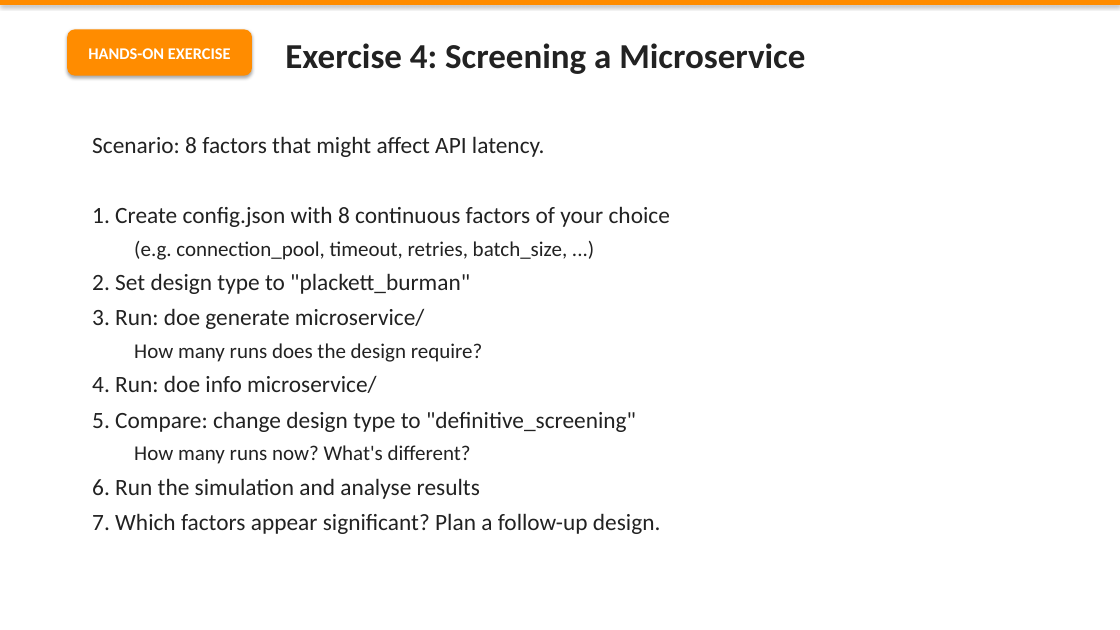
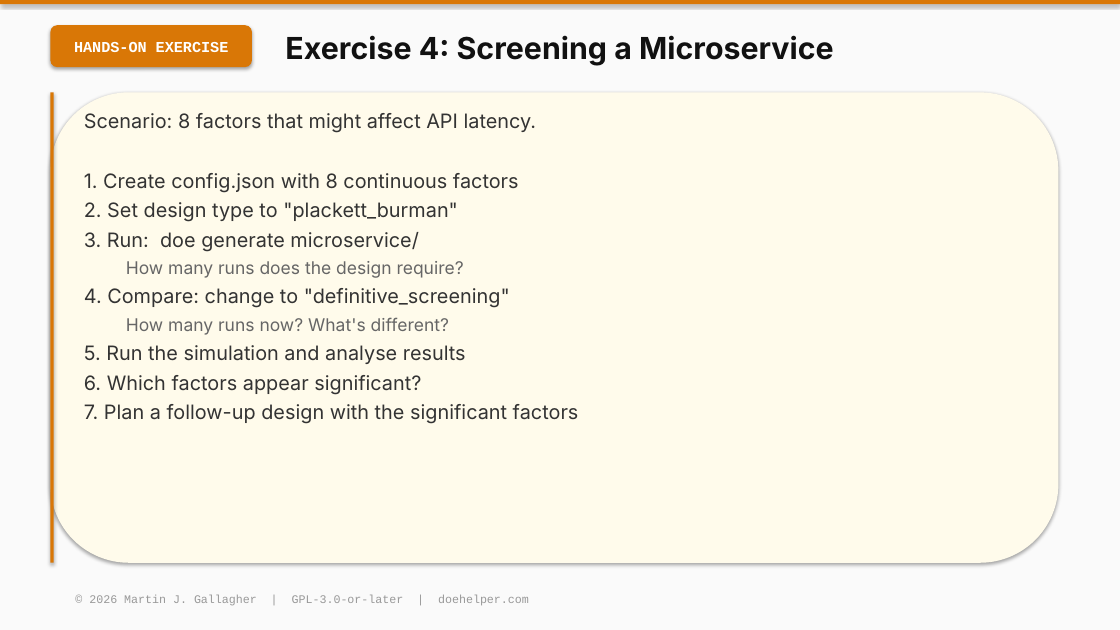
Before and after one commit to MartinGallagher-code/design_of_experiments, a slide deck: slide 10 of training/slides/Module_04_Screening_Designs.pptx (slide 13 before the commit). Drawn at 1120x630 pixels with LibreOffice and Linux fonts; fonts in the diff are those of the drawing. Boxes give left, top, right and bottom in pixels: in the first picture for what was removed or moved away, otherwise in the second. Text is boxed around its words. In the diff, an @@ line names an element or a change of style, - is before the commit and + after.

```diff
--- a/training/slides/Module_04_Screening_Designs.pptx
+++ b/training/slides/Module_04_Screening_Designs.pptx
@@ background #FFFFFF to #FAFAFA @@
@@ rectangle at [0, 0, 1120, 4]: fill #FF8C00 to #D97706 @@
@@ rounded rectangle "HANDS-ON EXERCISE": place and size @@
-rounded rectangle "HANDS-ON EXERCISE" at [67, 29, 252, 76]
+rounded rectangle "HANDS-ON EXERCISE" at [50, 25, 252, 67]
@@ rounded rectangle "HANDS-ON EXERCISE" at [50, 25, 252, 67]: size 14 to 13 pt, font Calibri to Courier New; fill #FF8C00 to #D97706 @@
@@ text "Exercise 4: Screening a Microservice" at [285, 35, 834, 66]: size 30 to 26 pt, font Calibri to Inter, text colour #222222 to #111111 @@
@@ rounded rectangle added at [50, 92, 1059, 563], fill #FFFBEB @@
@@ rectangle added at [50, 92, 54, 563], fill #D97706 @@
@@ text "Scenario: 8 factors that might ...": place and size @@
-text "Scenario: 8 factors that might ..." at [92, 136, 670, 534]
+text "Scenario: 8 factors that might ..." at [84, 113, 579, 424]
@@ text at [84, 113, 537, 335]: size 20 to 17 pt, text colour #222222 to #333333 in "Scenario: 8 factors that might affect API ...", "2. Set design type to "plackett_burman"", "3. Run: doe generate microservice/"; font Calibri to Inter in "Scenario: 8 factors that might affect API ...", "2. Set design type to "plackett_burman"", "3. Run: doe generate microservice/", "How many runs does the design require?" and 1 more places; size 18 to 15 pt, text colour #222222 to #666666 in "How many runs does the design require?", "How many runs now? What's different?"; less space between paragraphs @@
@@ text at [84, 173, 519, 193]: text changed; size 20 to 17 pt; font Calibri to Inter; text colour #222222 to #333333 @@
-1. Create config.json with 8 continuous factors of your choice
-  (e.g. connection_pool, timeout, retries, batch_size, ...)
+1. Create config.json with 8 continuous factors
@@ text at [84, 288, 510, 308]: text changed; size 20 to 17 pt; font Calibri to Inter; text colour #222222 to #333333 @@
-4. Run: doe info microservice/
-5. Compare: change design type to "definitive_screening"
+4. Compare: change to "definitive_screening"
@@ text at [84, 345, 579, 424]: text changed; size 20 to 17 pt; font Calibri to Inter; text colour #222222 to #333333 @@
-6. Run the simulation and analyse results
-7. Which factors appear significant? Plan a follow-up design.
+5. Run the simulation and analyse results
+6. Which factors appear significant?
+7. Plan a follow-up design with the significant factors
@@ text added at [89, 595, 529, 605], 10 pt, text #999999 @@
+© 2026 Martin J. Gallagher | GPL-3.0-or-later | doehelper.com
```
Also in this commit, not shown: 8 other slides changed, 1 slide added, 4 slides removed, 8 other files.
